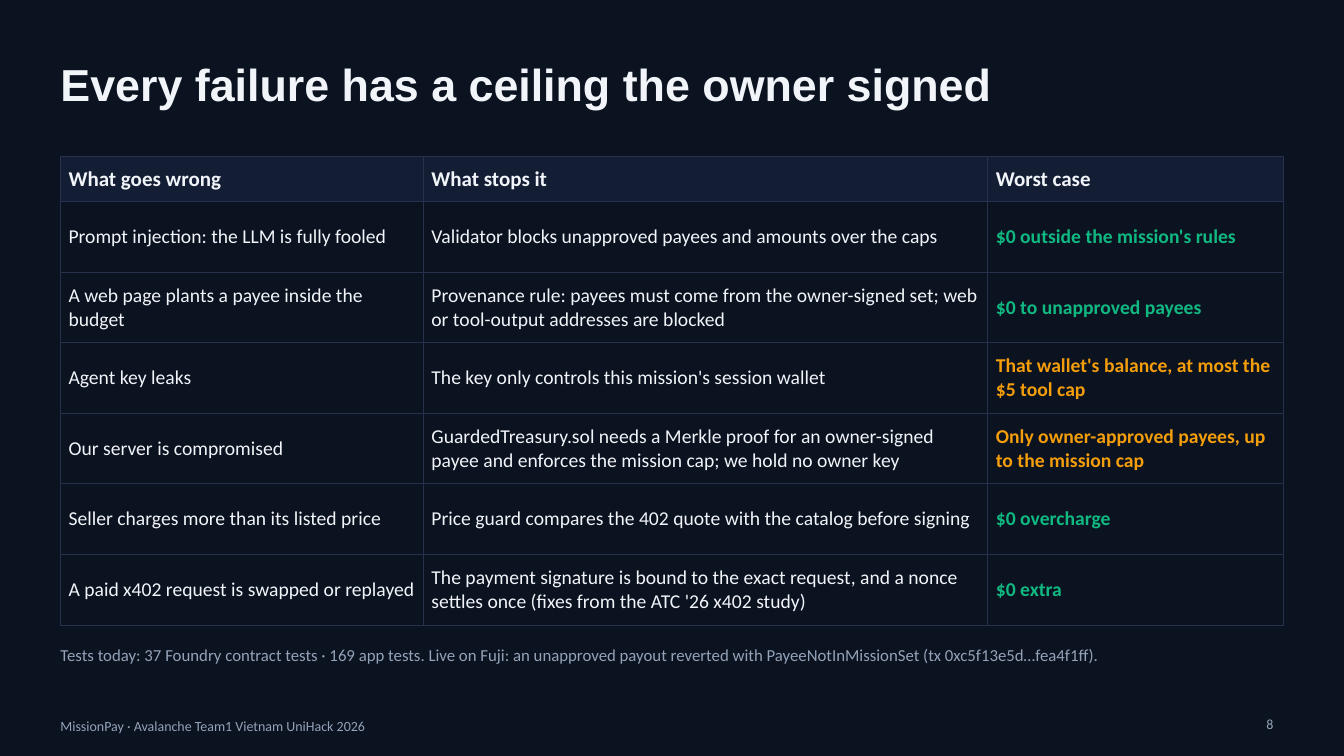
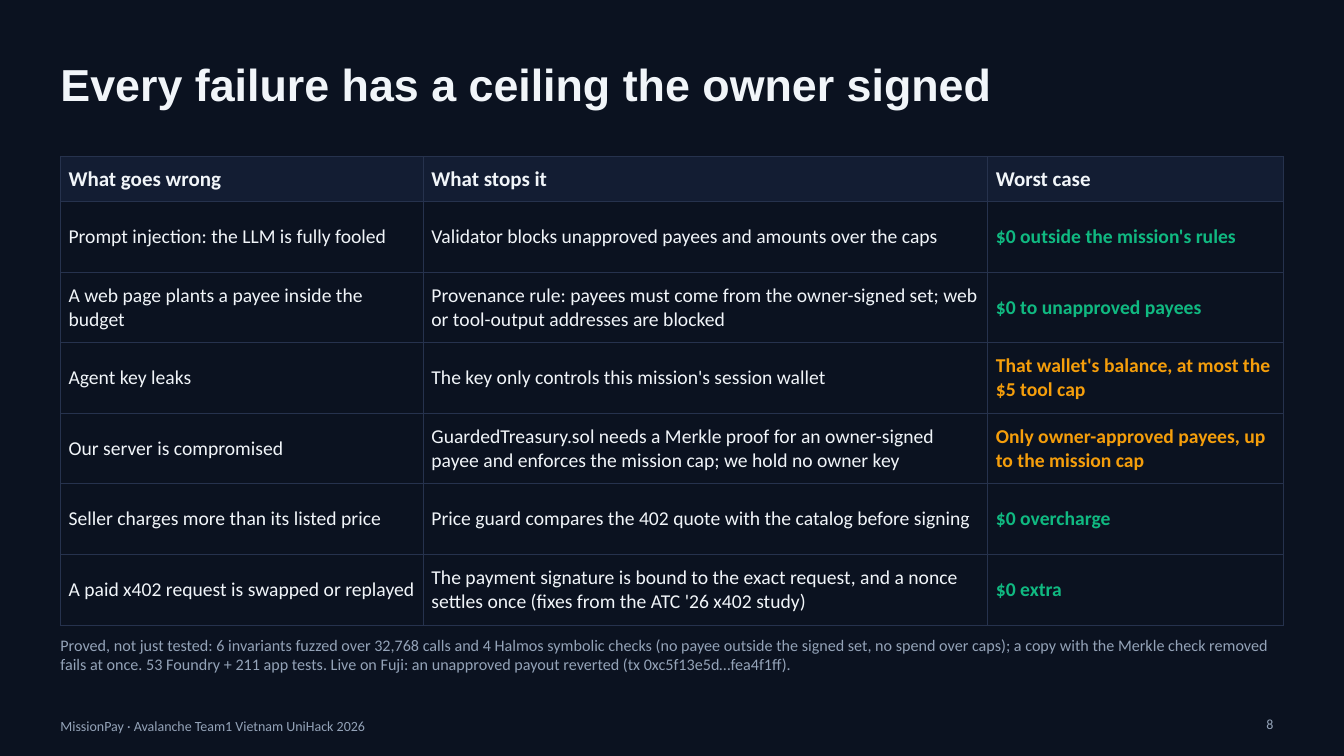
Before and after one commit to lenamkhanhh/UniHack, a slide deck: slide 8 of artifacts/submission-s1/MissionPay-pitch-deck-v2.pptx. Drawn at 1344x756 pixels with LibreOffice and Linux fonts; fonts in the diff are those of the drawing. Boxes give left, top, right and bottom in pixels: in the first picture for what was removed or moved away, otherwise in the second. Text is boxed around its words. In the diff, an @@ line names an element or a change of style, - is before the commit and + after.

```diff
--- a/artifacts/submission-s1/MissionPay-pitch-deck-v2.pptx
+++ b/artifacts/submission-s1/MissionPay-pitch-deck-v2.pptx
@@ text at (60, 639, 1267, 673): text changed; size 12 to 11.5 pt @@
-Tests today: 37 Foundry contract tests · 169 app tests. Live on Fuji: an unapproved payout reverted with PayeeNotInMissionSet (tx 0xc5f13e5d…fea4f1ff).
+Proved, not just tested: 6 invariants fuzzed over 32,768 calls and 4 Halmos symbolic checks (no payee outside the signed set, no spend over caps); a copy with the Merkle check removed fails at once. 53 Foundry + 211 app tests. Live on Fuji: an unapproved payout reverted (tx 0xc5f13e5d…fea4f1ff).
```
Also in this commit, not shown: 4 other slides changed, 1 slide added, 1 slide removed, 3 other files.
